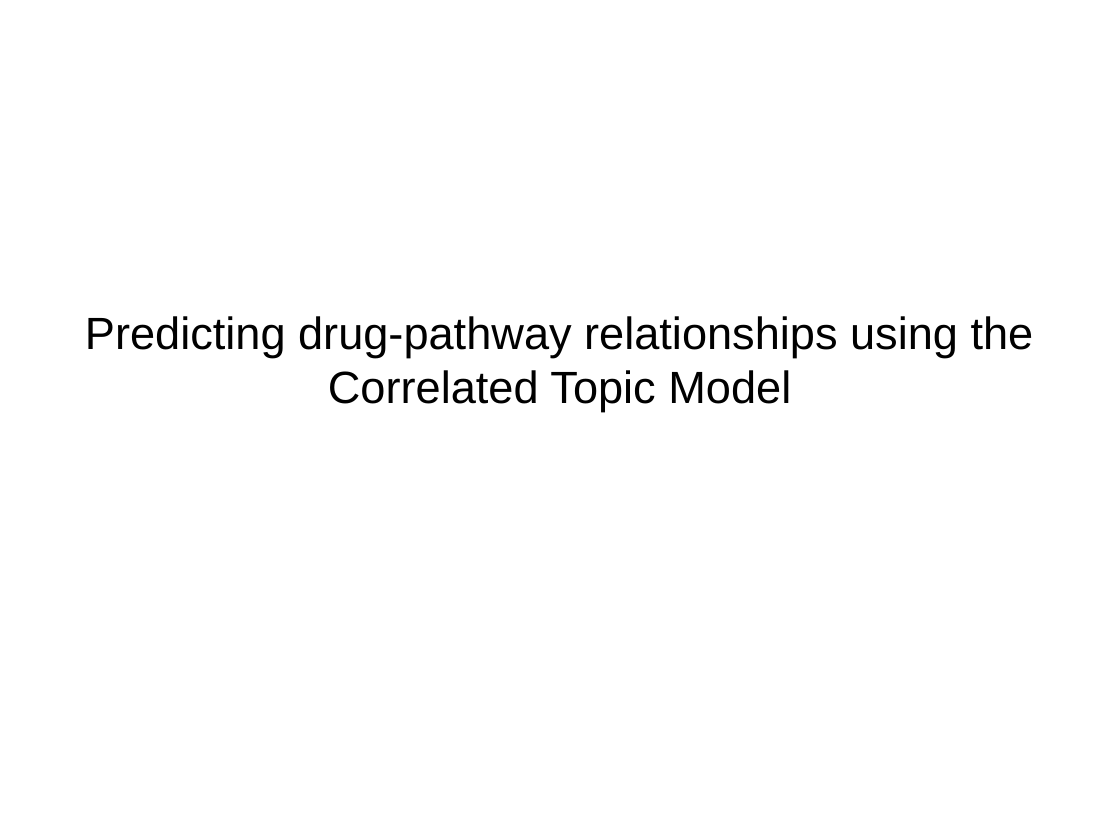
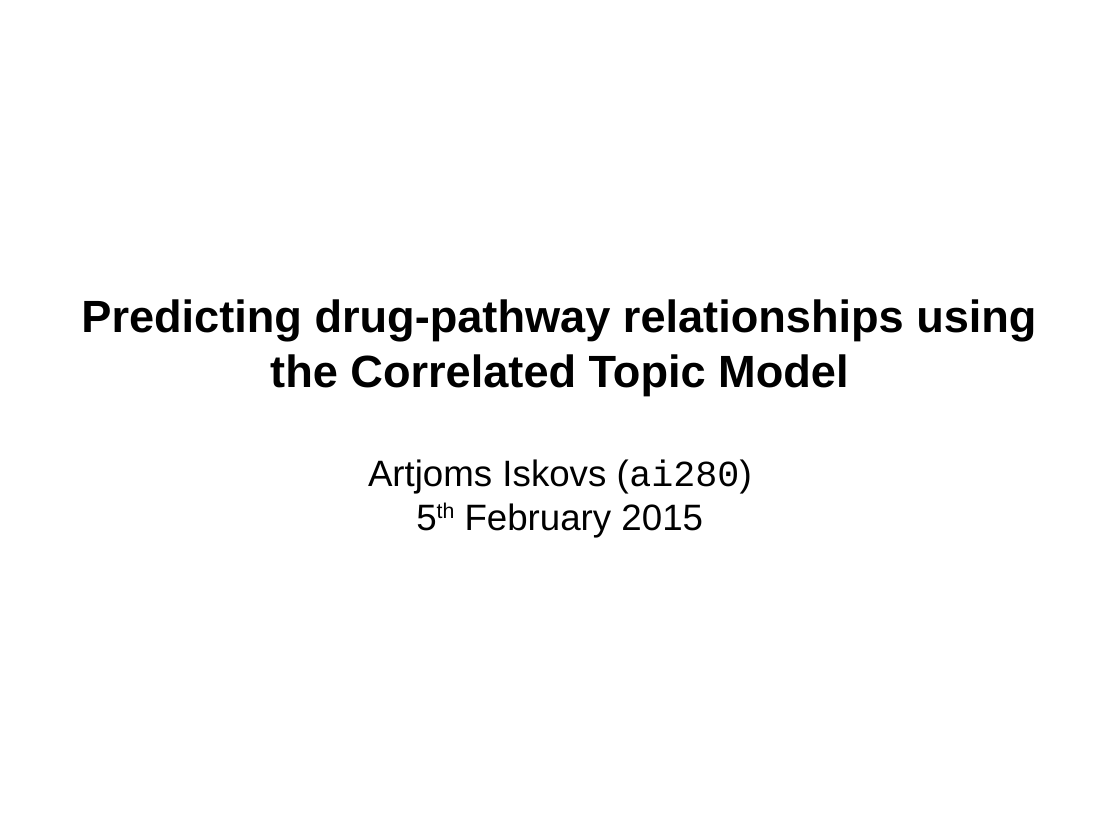
Before and after one commit to mildbyte/part2-dissertation, a slide deck: slide 1 of other/progress-report-presentation.odp. Drawn at 1120x840 pixels with LibreOffice and Linux fonts; fonts in the diff are those of the drawing. Boxes give left, top, right and bottom in pixels: in the first picture for what was removed or moved away, otherwise in the second. Text is boxed around its words. In the diff, an @@ line names an element or a change of style, - is before the commit and + after.

Commit message:
Updated to the final version of the progress report presentation

```diff
--- a/other/progress-report-presentation.odp
+++ b/other/progress-report-presentation.odp
@@ subtitle at box(81, 299, 1036, 395): bold on in "Predicting drug-pathway relationships using the Correlated T ..." @@
@@ subtitle at box(368, 459, 752, 538): paragraphs added @@
+Artjoms Iskovs (ai280)
+5th February 2015
```
